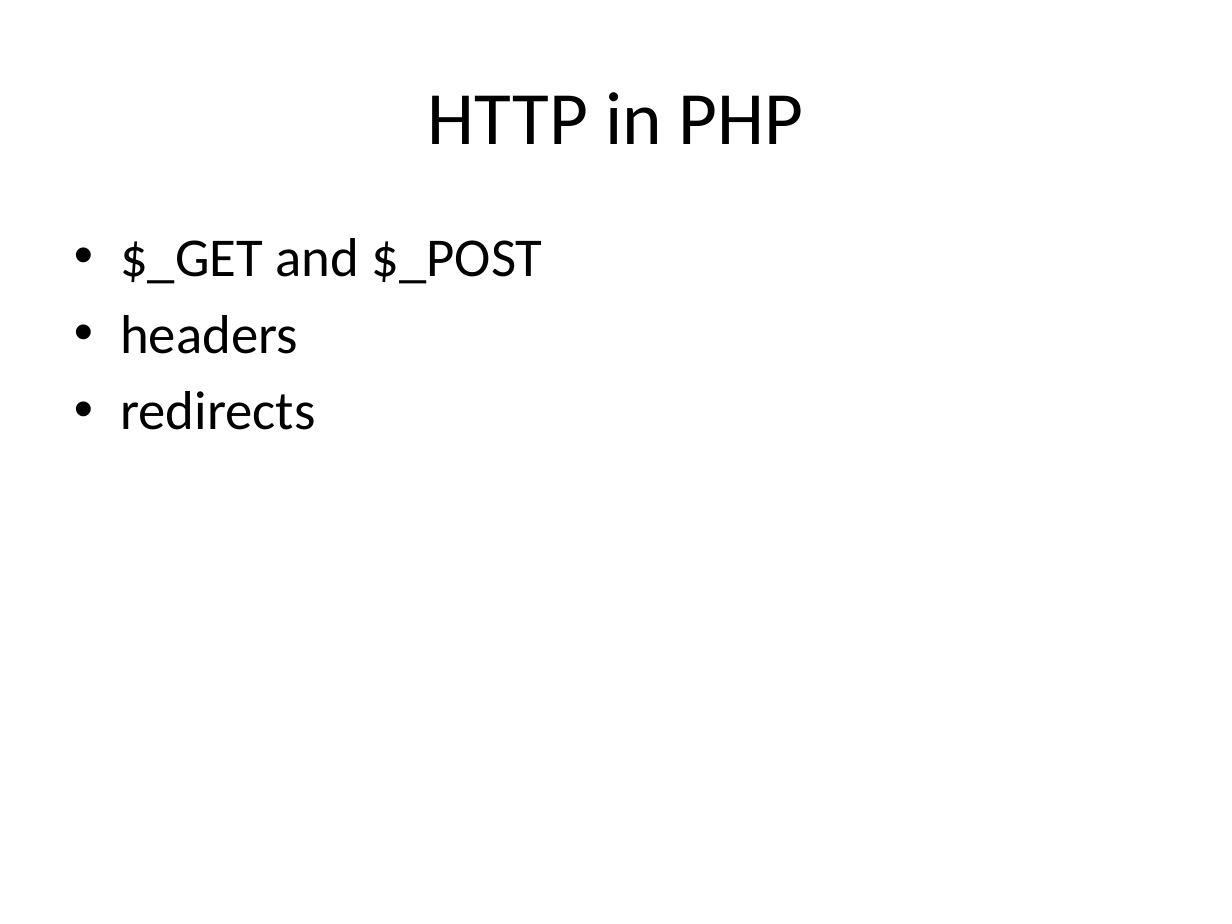
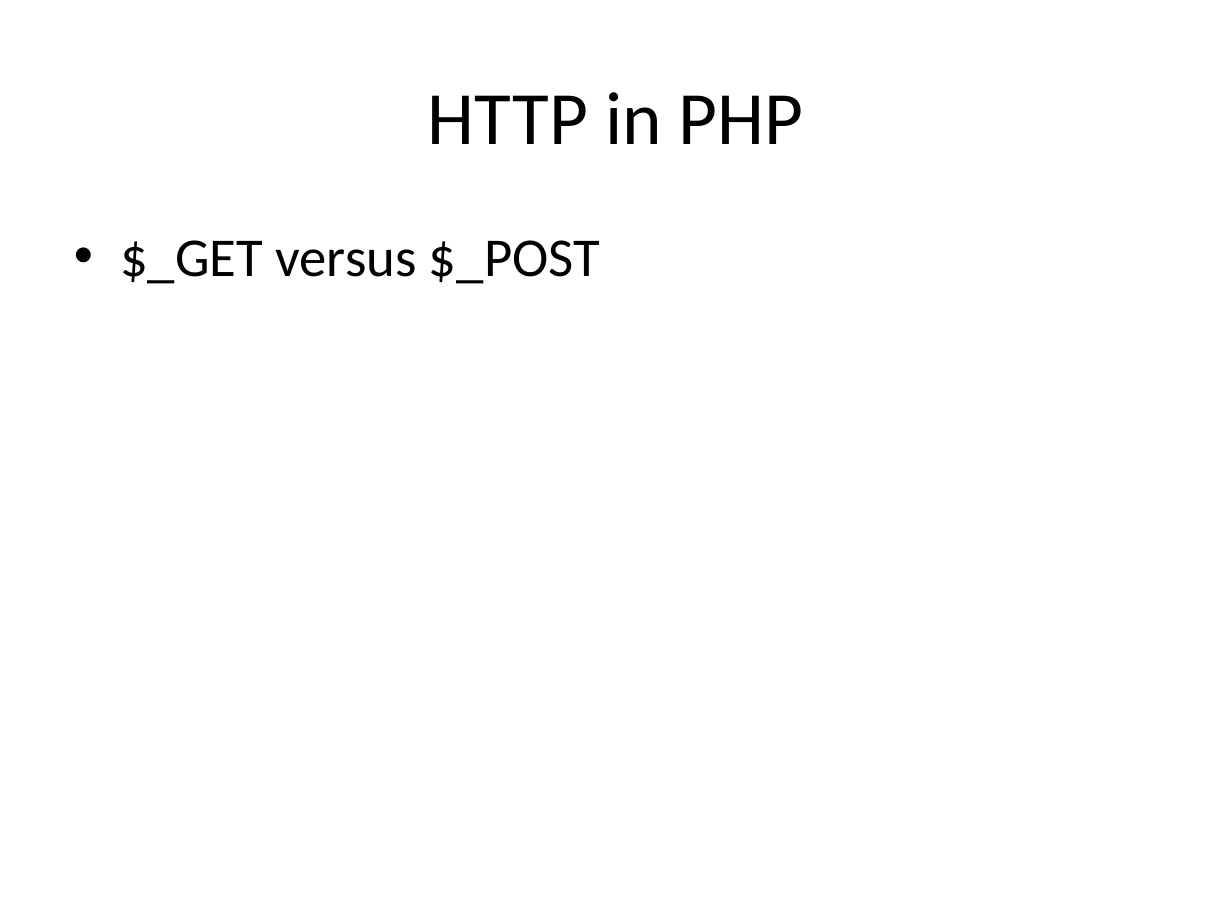
Before and after one commit to PHPEmbark/curriculum, a slide deck: slide 28 of course/2 - The Internet/The Internet.pptx (slide 22 before the commit). Drawn at 1232x924 pixels with LibreOffice and Linux fonts; fonts in the diff are those of the drawing. Boxes give left, top, right and bottom in pixels: in the first picture for what was removed or moved away, otherwise in the second. Text is boxed around its words. In the diff, an @@ line names an element or a change of style, - is before the commit and + after.

```diff
--- a/course/2 - The Internet/The Internet.pptx
+++ b/course/2 - The Internet/The Internet.pptx
@@ text at (x1=120, y1=240, x2=600, y2=284): text changed @@
-• $_GET and $_POST
-• headers
-• redirects
+• $_GET versus $_POST
```
Also in this commit, not shown: 3 other slides changed, 15 slides added.
